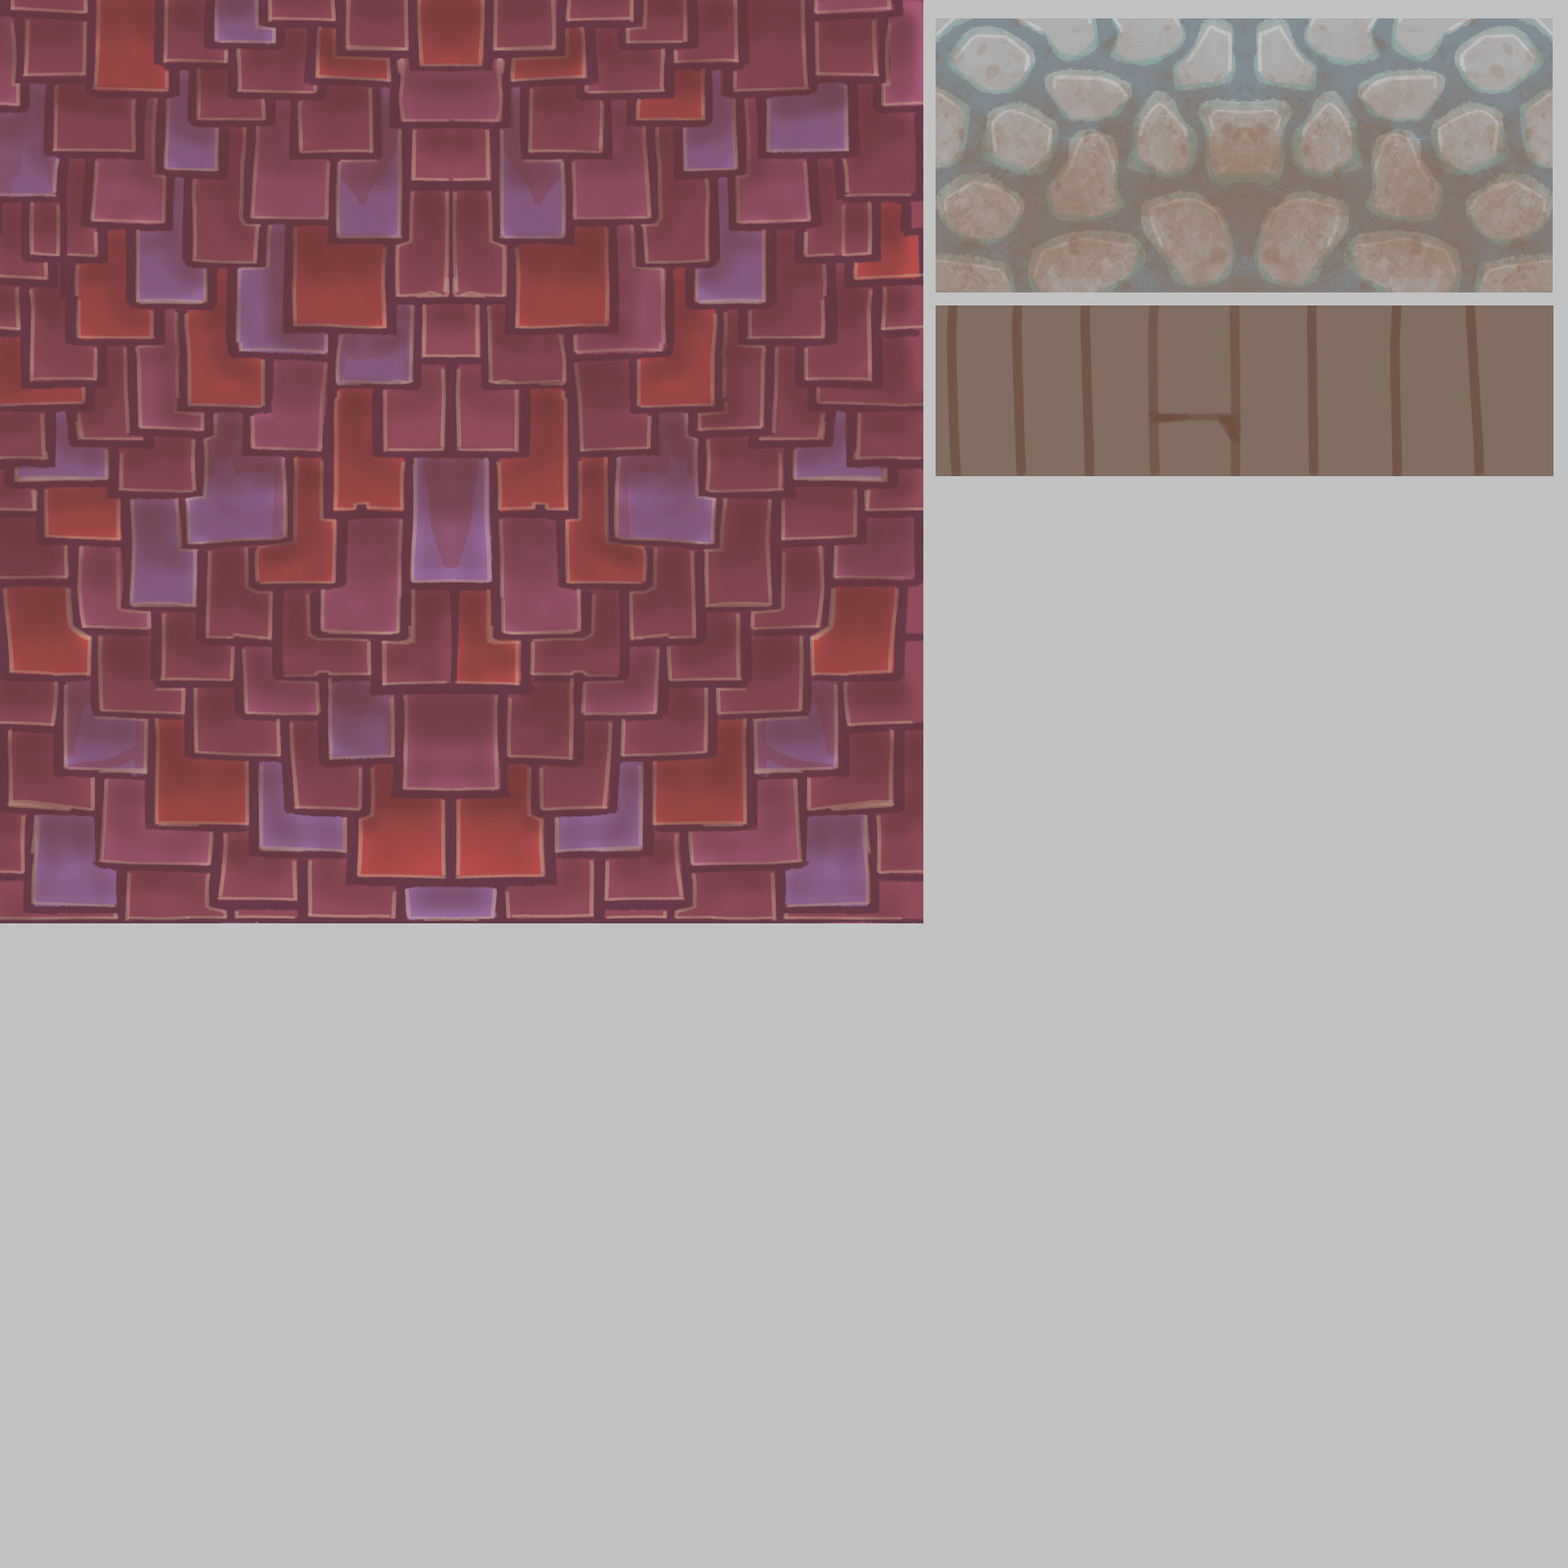
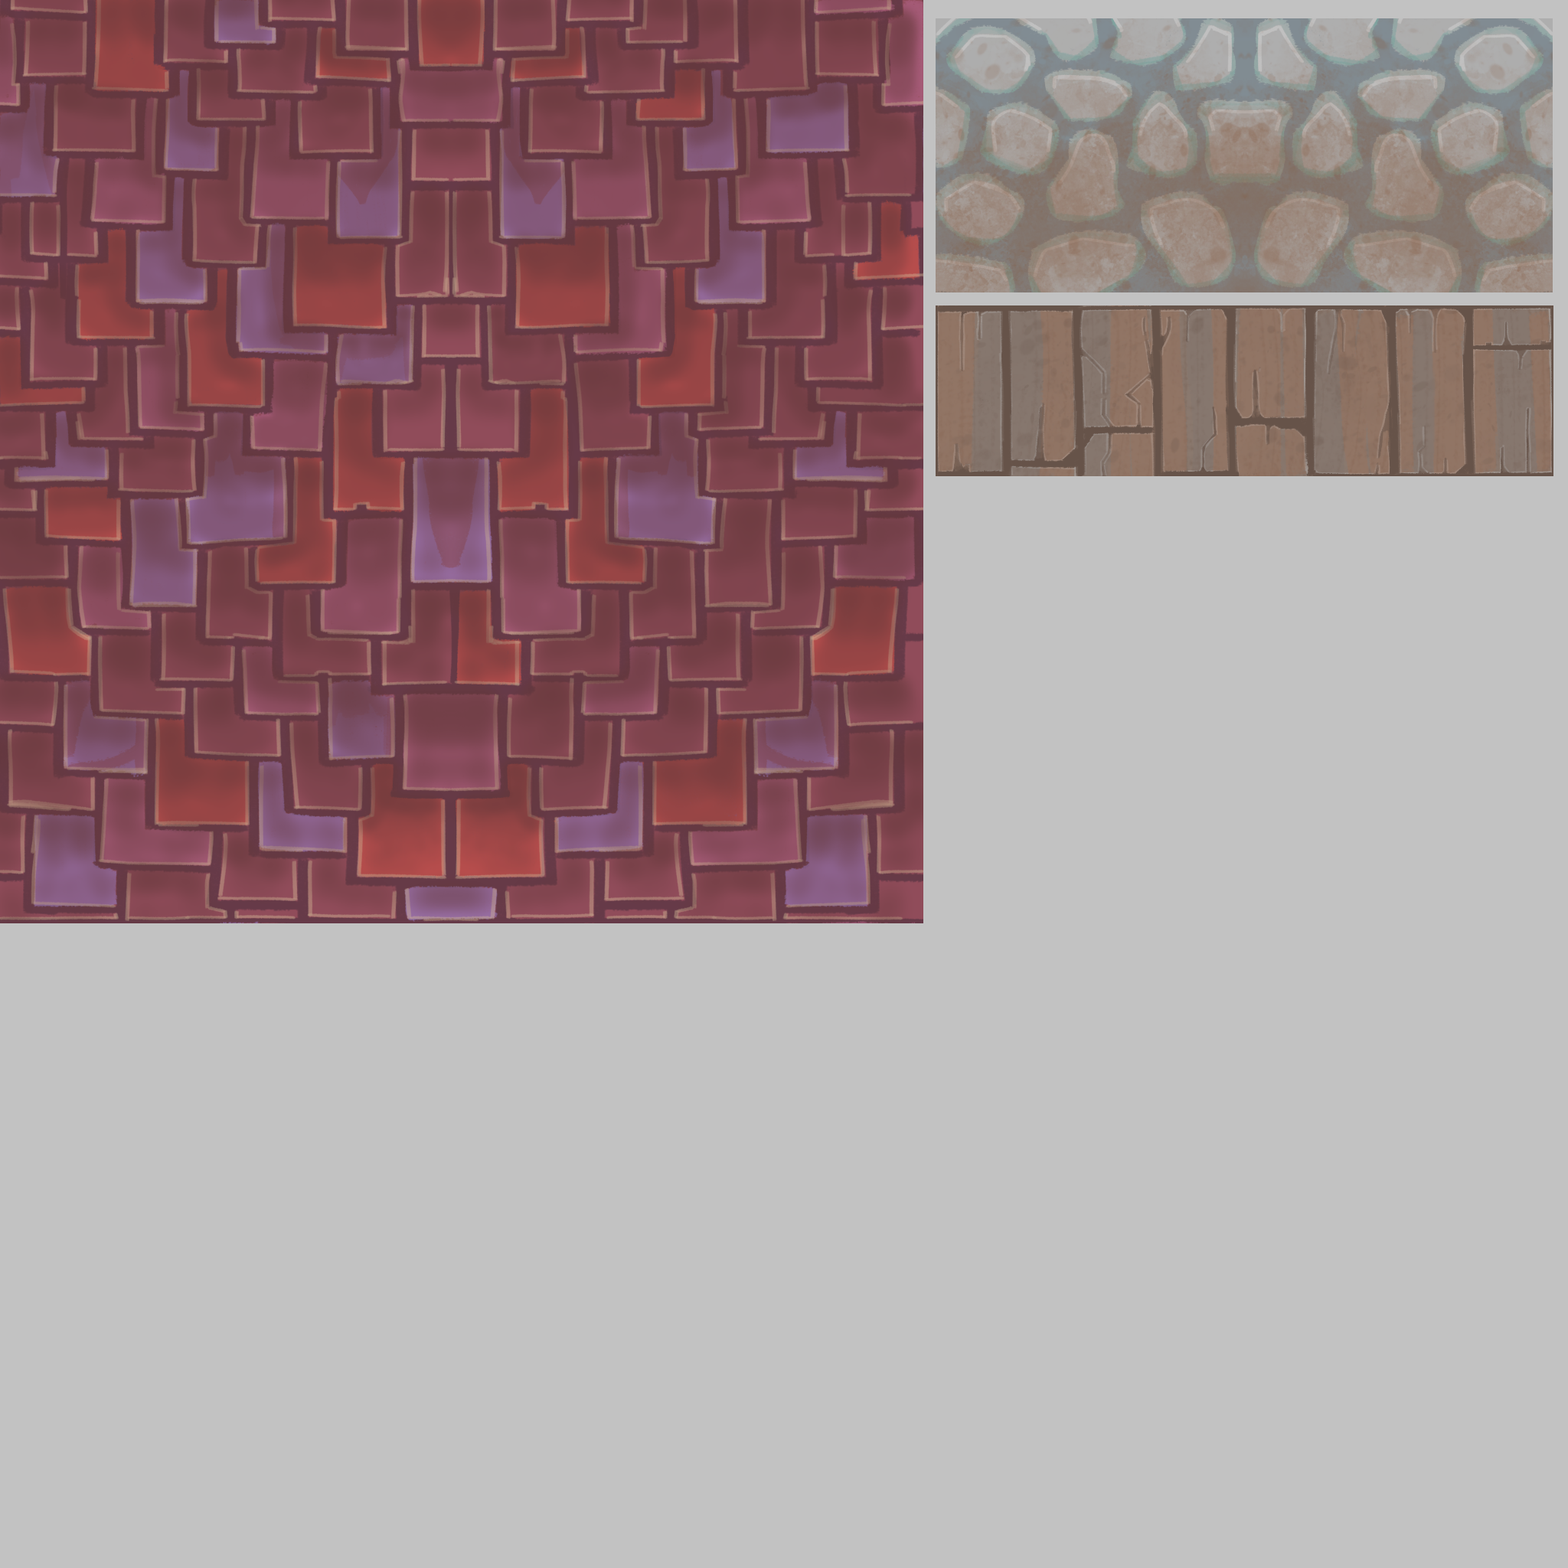
The second 1568x1568 image is a revision of the first. Changes to its layers:
added layer "Pintar camada 12" (33%) in group "Madeira_Parede" over [935, 305, 1554, 477]
painted on "Pintar camada 11" over [935, 305, 1554, 477]
added layer "Pintar camada 13" (41%) in group "Madeira_Parede" over [935, 305, 1554, 477]
added layer "Pintar camada 14" (14%) in group "Madeira_Parede" over [935, 305, 1554, 477]
added layer "Pintar camada 15" (46%) in group "Madeira_Parede" over [935, 305, 1554, 477]
painted on "Pintar camada 9" over [935, 305, 1554, 477]